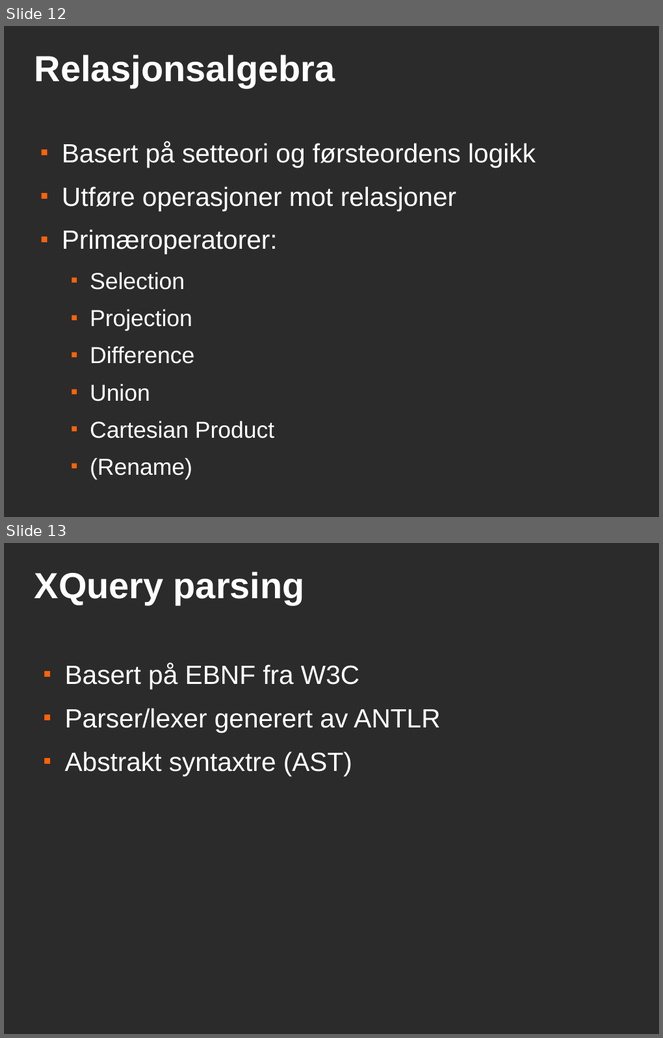
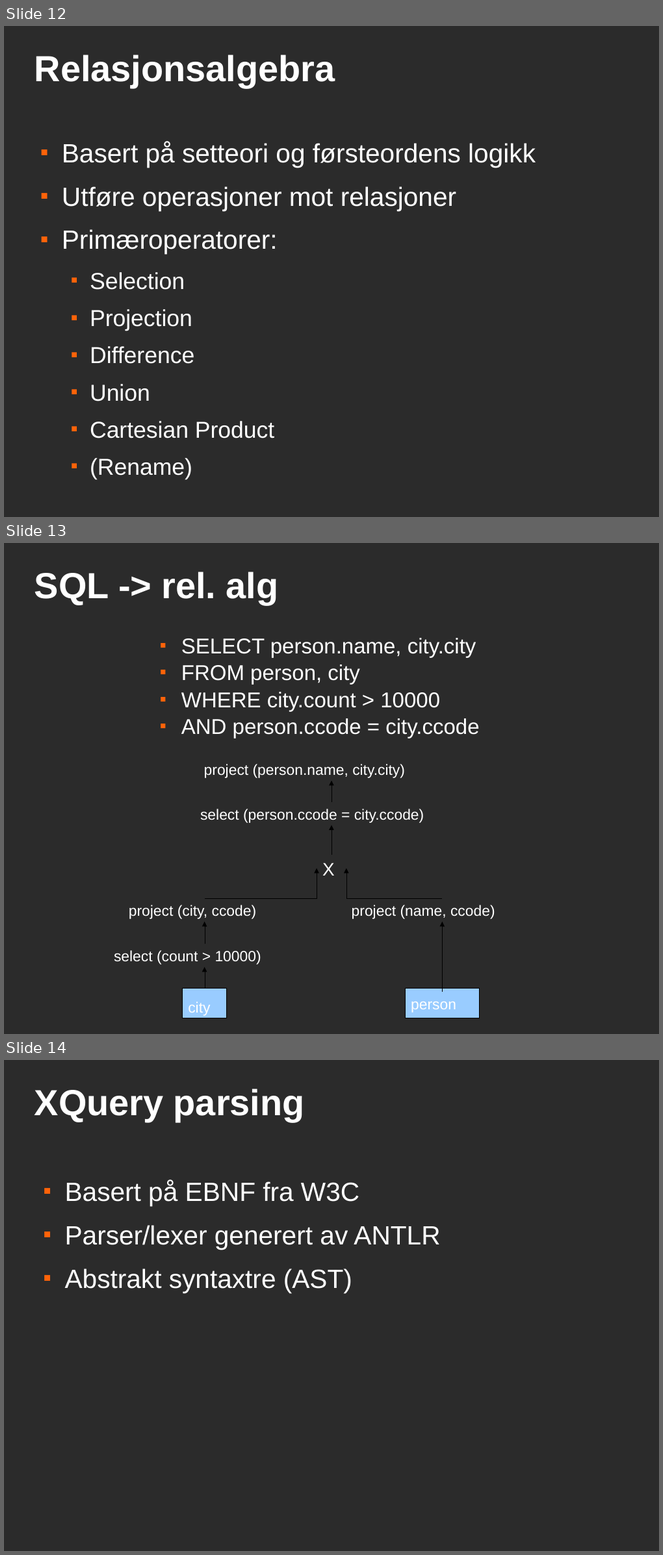
Before and after one commit to andrerav/xqft-parser, a slide deck: doc/xqueryft.odp. Shown one above the other, each under a label of ours: slides 12 and 13 before the commit, slides 12, 13 and 14 after it. The pictures are 663x1038 and 663x1555 pixels, drawn with LibreOffice and Linux fonts; fonts in the diff are those of the drawing; background and template pictures are left out; a plain dark background stands for a picture behind light text. Boxes give left, top, right and bottom in pixels: in the first picture for what was removed or moved away, otherwise in the second. Text is boxed around its words. In the diff, an @@ line names an element or a change of style, - is before the commit and + after.

```diff
--- a/doc/xqueryft.odp
+++ b/doc/xqueryft.odp
@@ slide 13 added at bbox=[4, 543, 659, 1034], background picture (left out) @@
@@ title added at bbox=[35, 572, 279, 605], 44 pt, text #FFFFFF, bold @@
+SQL -> rel. alg
@@ text added at bbox=[181, 638, 479, 739], 26 pt, text #FFFFFF @@
+■ SELECT person.name, city.city
+■ FROM person, city
+■ WHERE city.count > 10000
+■ AND person.ccode = city.ccode
@@ text added at bbox=[204, 764, 405, 778], 18 pt, text #FFFFFF @@
+project (person.name, city.city)
@@ elbow arrow added from (332, 802) to (332, 781), #000000 0 pt @@
@@ text added at bbox=[200, 809, 425, 823], 18 pt, text #FFFFFF @@
+select (person.ccode = city.ccode)
@@ elbow arrow added from (332, 855) to (332, 825), #000000 0 pt @@
@@ elbow arrow added from (204, 899) to (317, 869), #000000 0 pt @@
@@ text added at bbox=[322, 863, 335, 876], 22 pt, text #FFFFFF @@
+X
@@ elbow arrow added from (442, 899) to (347, 869), #000000 0 pt @@
@@ text added at bbox=[129, 905, 257, 919], 18 pt, text #FFFFFF @@
+project (city, ccode)
@@ text added at bbox=[352, 905, 495, 919], 18 pt, text #FFFFFF @@
+project (name, ccode)
@@ elbow arrow added from (205, 944) to (205, 922), #000000 0 pt @@
@@ elbow arrow added from (443, 993) to (443, 922), #000000 0 pt @@
@@ text added at bbox=[114, 951, 261, 965], 18 pt, text #FFFFFF @@
+select (count > 10000)
@@ elbow arrow added from (205, 989) to (205, 967), #000000 0 pt @@
@@ rectangle added at bbox=[182, 989, 227, 1019], fill #99CCFF, outline #000000 0 pt @@
@@ rectangle added at bbox=[405, 989, 480, 1019], fill #99CCFF, outline #000000 0 pt @@
@@ text added at bbox=[188, 1002, 210, 1016], 18 pt, text #FFFFFF @@
+city
@@ text added at bbox=[411, 1002, 456, 1013], 18 pt, text #FFFFFF @@
+person
@@ what was slide 13 is now slide 14 @@
```
